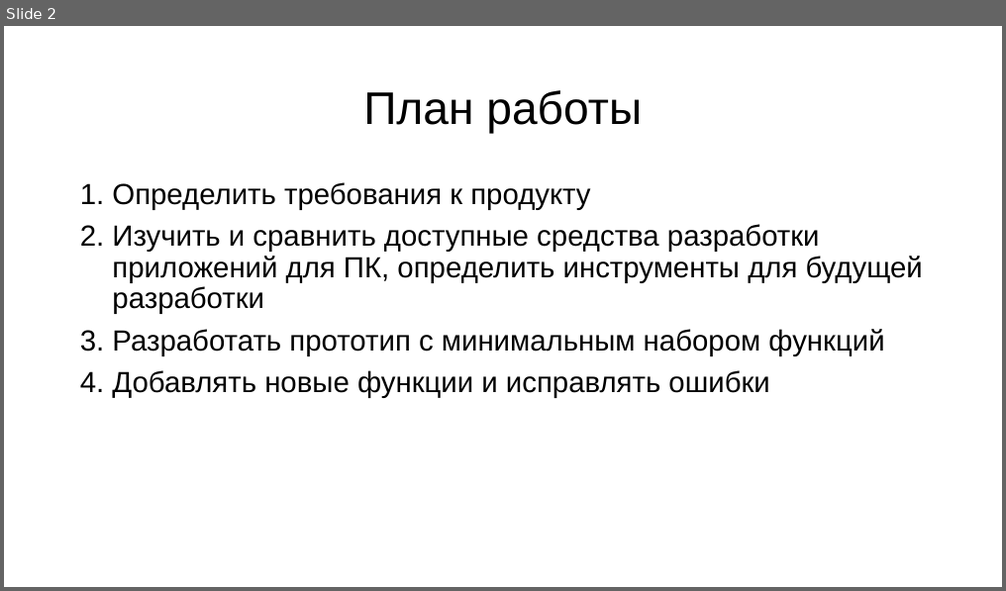
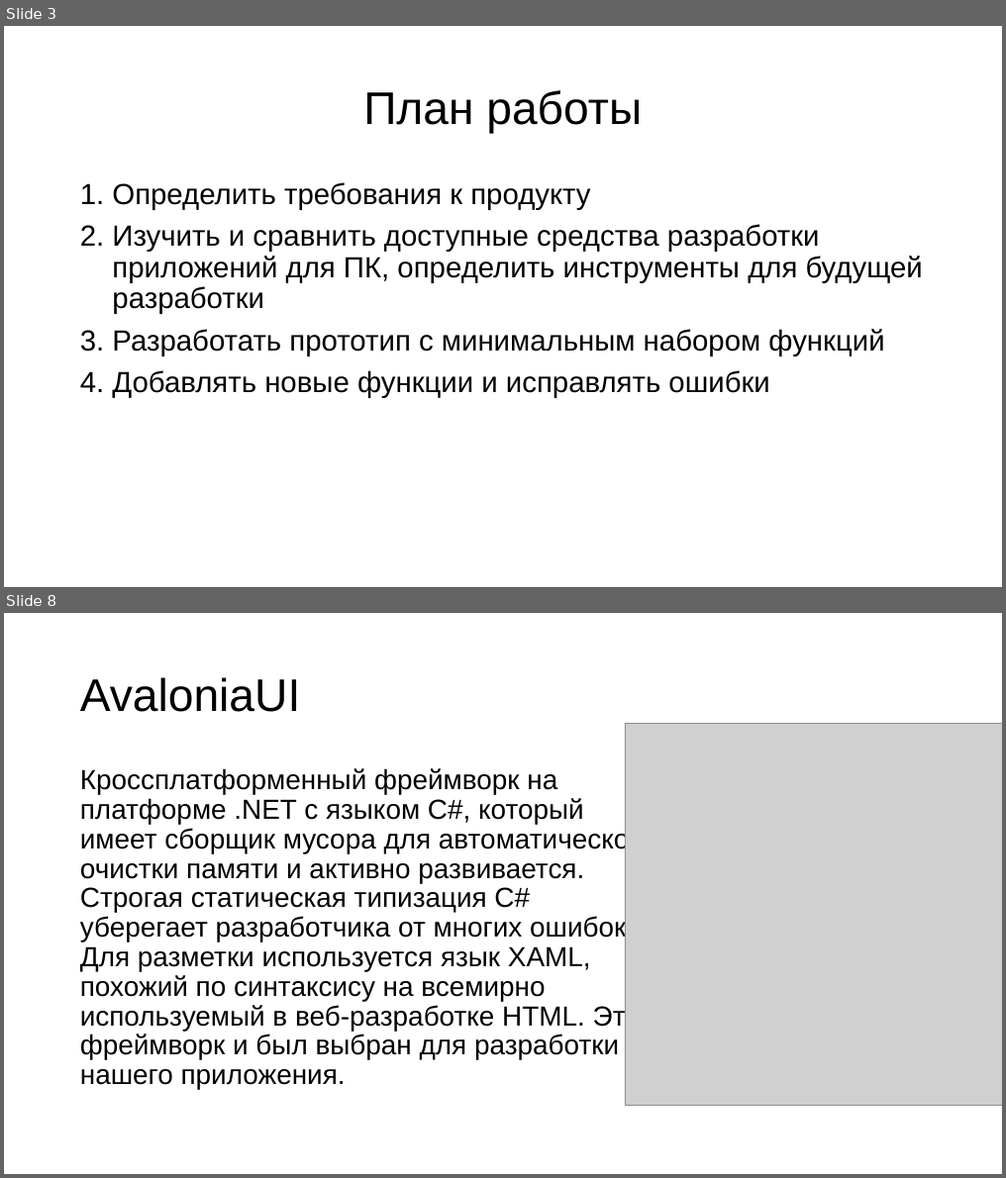
Before and after one commit to ShinyZero0/project, a slide deck: Melnik-Pavel-11A.pptx. Shown one above the other, each under a label of ours: slide 2 before the commit, slides 3 and 8 after it; the slides between them are not shown. The pictures are 1006x591 and 1006x1178 pixels, drawn with LibreOffice and Linux fonts; fonts in the diff are those of the drawing; grey boxes stand for pictures. Boxes give left, top, right and bottom in pixels: in the first picture for what was removed or moved away, otherwise in the second. Text is boxed around its words. In the diff, an @@ line names an element or a change of style, - is before the commit and + after.

```diff
--- a/Melnik-Pavel-11A.pptx
+++ b/Melnik-Pavel-11A.pptx
@@ slide 8 added at [4, 613, 1002, 1174], background #FFFFFF @@
@@ title added at [80, 677, 300, 712], 44 pt, text #000000 @@
+AvaloniaUI
@@ picture added at [625, 723, 1002, 1106] @@
@@ text added at [80, 768, 652, 1090], 26.6 pt, text #000000 @@
+Кроссплатформенный фреймворк на платформе .NET с языком C#, который имеет сборщик мусора для автоматической очистки памяти и активно развивается. Строгая статическая типизация C# уберегает разработчика от многих ошибок. Для разметки используется язык XAML, похожий по синтаксису на всемирно используемый в веб-разработке HTML. Этот фреймворк и был выбран для разработки нашего приложения.
@@ what was slide 2 is now slide 3 @@
```
Also in this commit, not shown: 4 slides changed, 11 other slides added.
